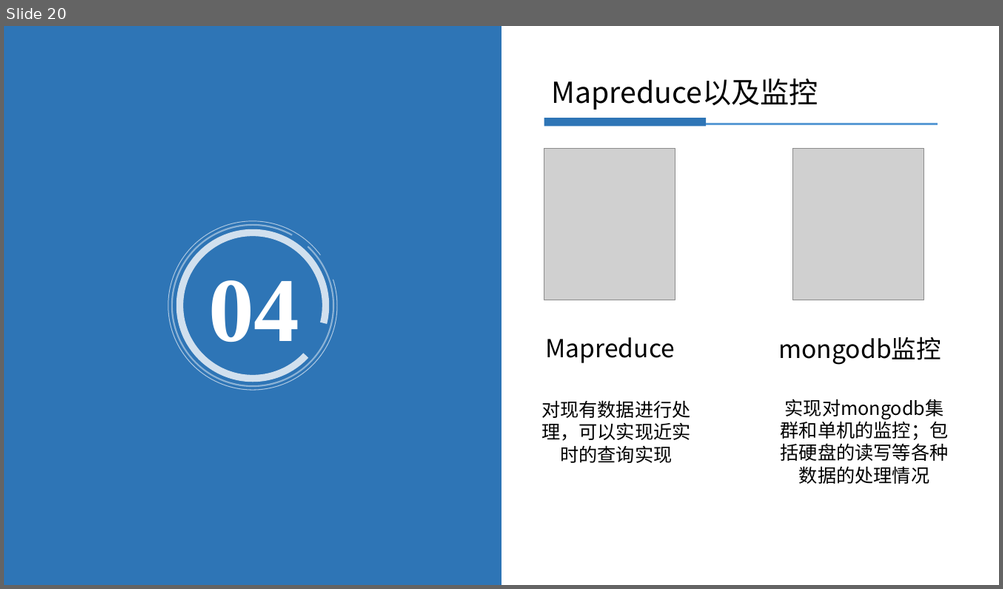
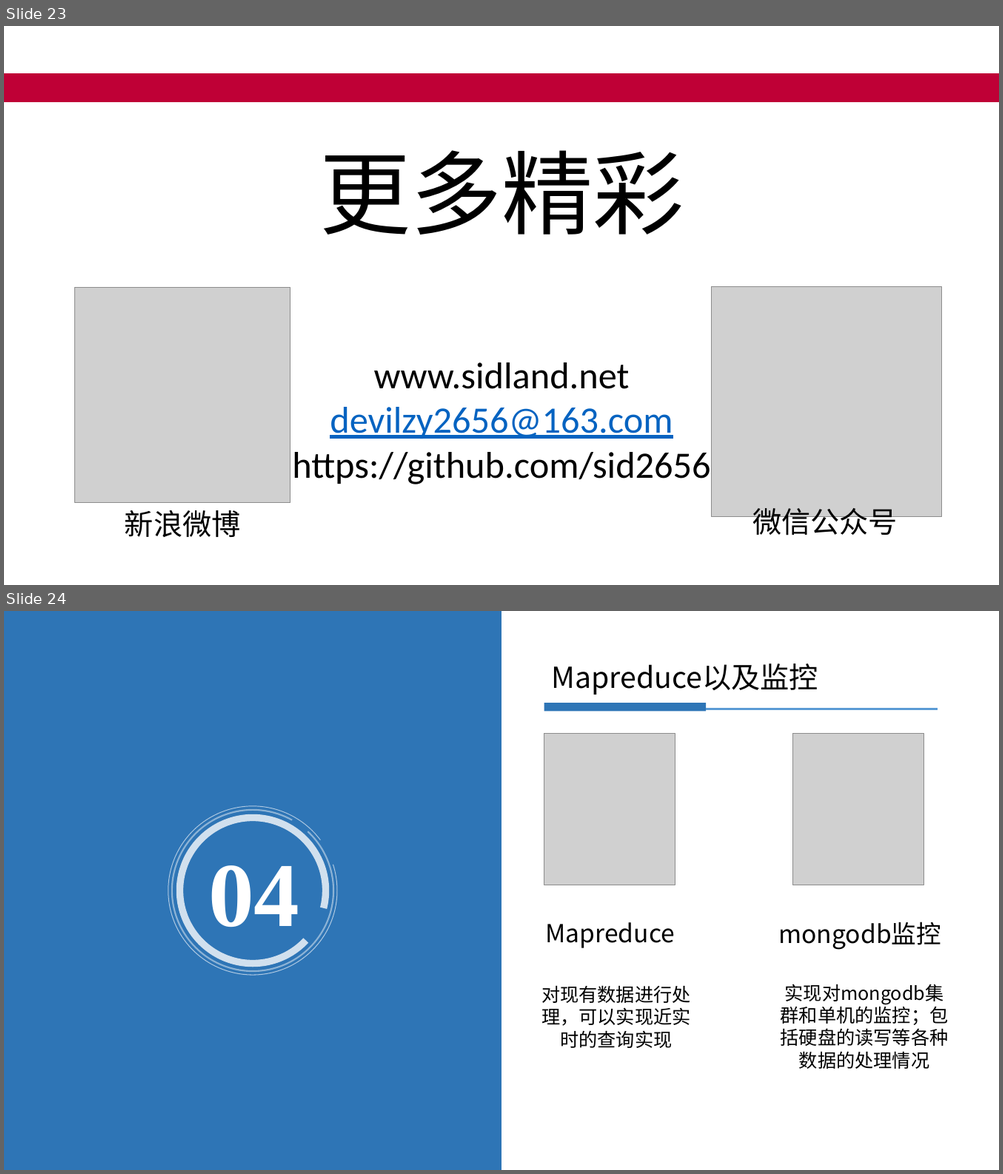
Before and after one commit to sid2656/utils_mongodb, a slide deck: docs/MongoDB视频录制ppt.pptx. Shown one above the other, each under a label of ours: slide 20 before the commit, slides 23 and 24 after it. The pictures are 1003x589 and 1003x1174 pixels, drawn with LibreOffice and Linux fonts; fonts in the diff are those of the drawing; grey boxes stand for pictures. Boxes give left, top, right and bottom in pixels: in the first picture for what was removed or moved away, otherwise in the second. Text is boxed around its words. In the diff, an @@ line names an element or a change of style, - is before the commit and + after.

```diff
--- a/docs/MongoDB视频录制ppt.pptx
+++ b/docs/MongoDB视频录制ppt.pptx
@@ slide 23 added at <box>4,26,999,585</box>, background #CCE8CF @@
@@ group added at <box>4,74,999,541</box>: 4 texts, 2 pictures, 1 rectangle @@
+更多精彩
+新浪微博
+微信公众号
+www.sidland.net
+devilzy2656@163.com
+https://github.com/sid2656
@@ what was slide 20 is now slide 24 @@
```
Also in this commit, not shown: 2 slides changed, 5 other slides added, 2 slides removed, 11 other files.
